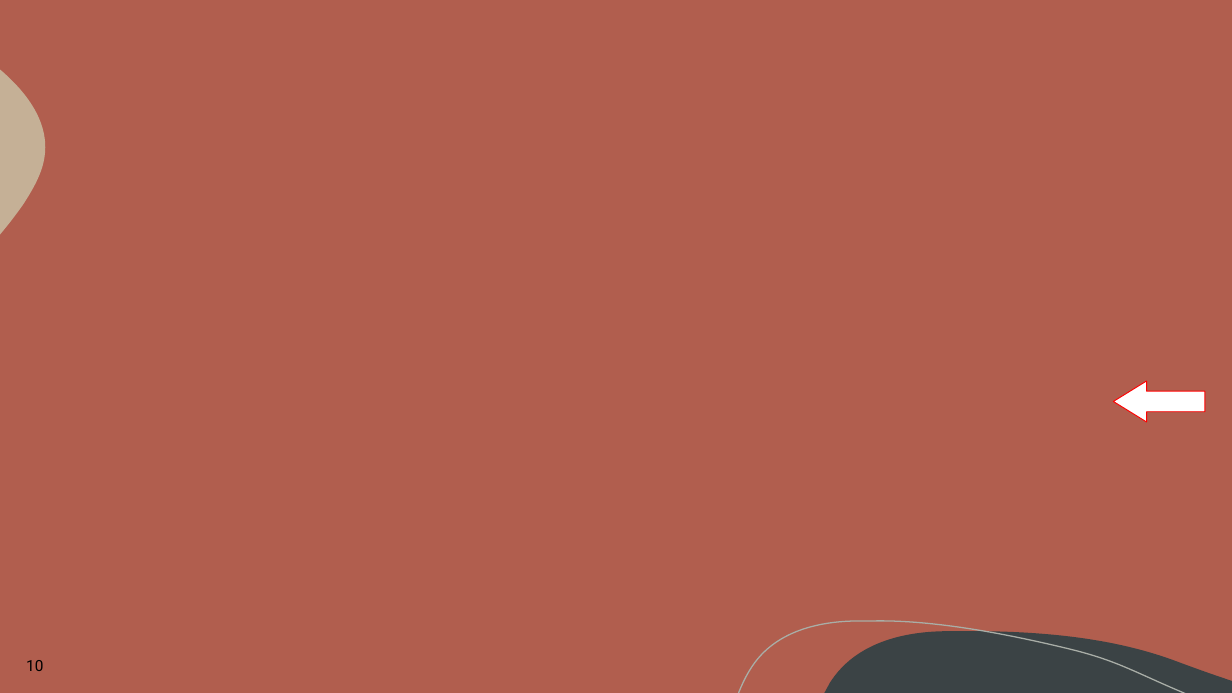
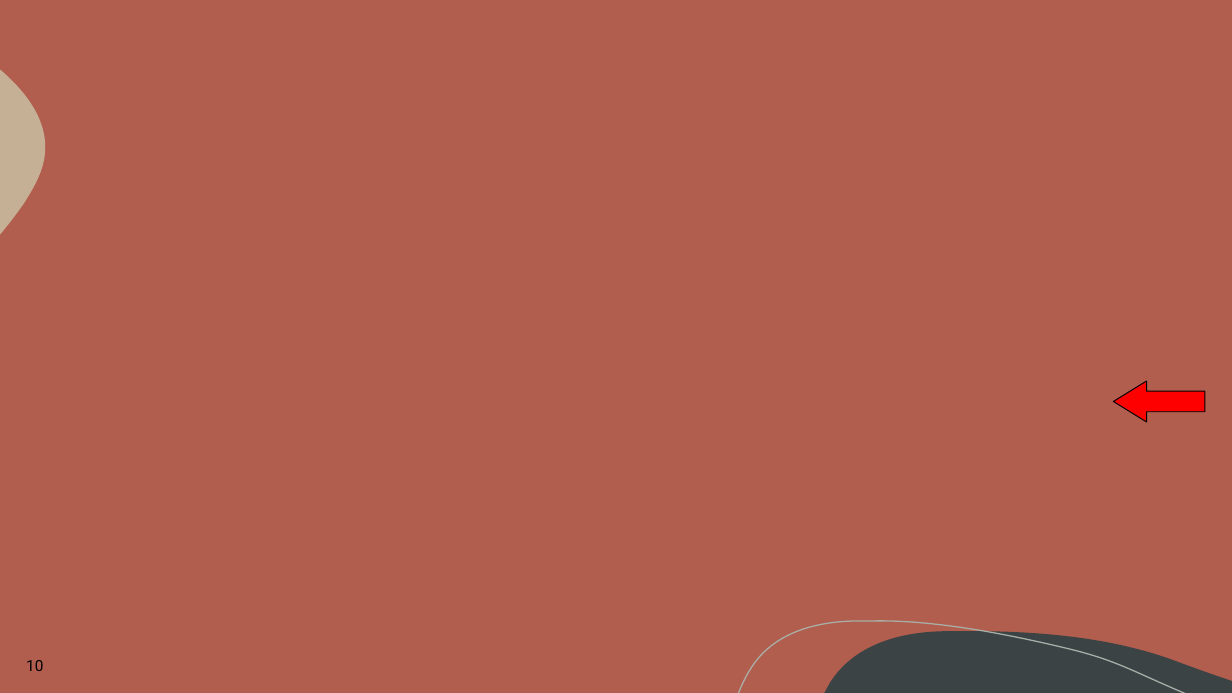
Before and after one commit to LegallyNotBlonde/Project-1, a slide deck: slide 10 of AIStocksProject/Presentation_Tech_Giants_Face_Off.pptx. Drawn at 1232x693 pixels with LibreOffice and Linux fonts; fonts in the diff are those of the drawing; background and template pictures are left out. Boxes give left, top, right and bottom in pixels: in the first picture for what was removed or moved away, otherwise in the second. Text is boxed around its words. In the diff, an @@ line names an element or a change of style, - is before the commit and + after.

Commit message:
Formatted plots, added PowerPoint presentation in PDF format, updated README file

```diff
--- a/AIStocksProject/Presentation_Tech_Giants_Face_Off.pptx
+++ b/AIStocksProject/Presentation_Tech_Giants_Face_Off.pptx
@@ left arrow at box(1114, 381, 1205, 421): fill #FFFFFF to #FF0000; outline #FF0000 0.75 pt to #000000 0.75 pt @@
```
Also in this commit, not shown: 3 other slides changed, 1 slide added, 1 slide removed, 24 other files.
